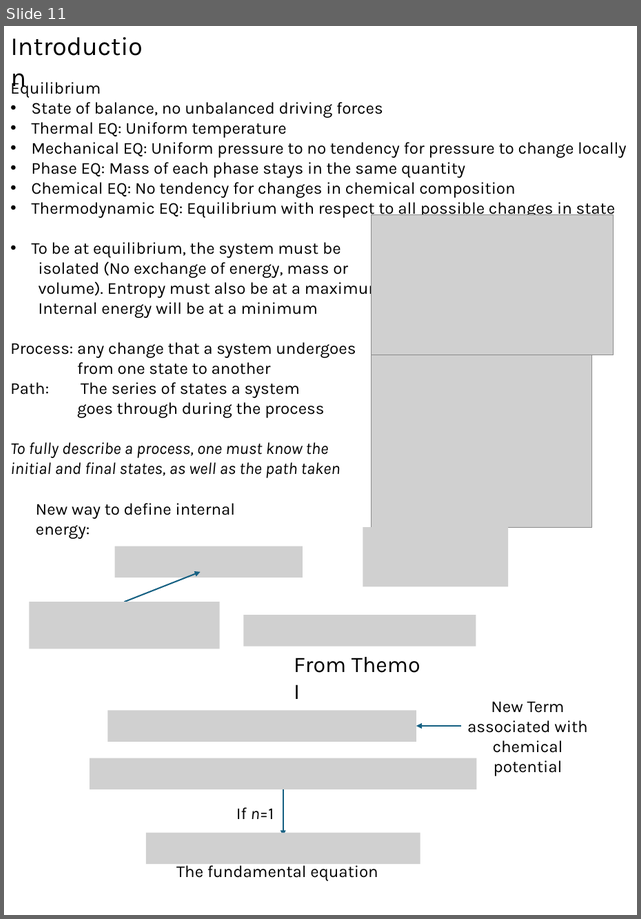
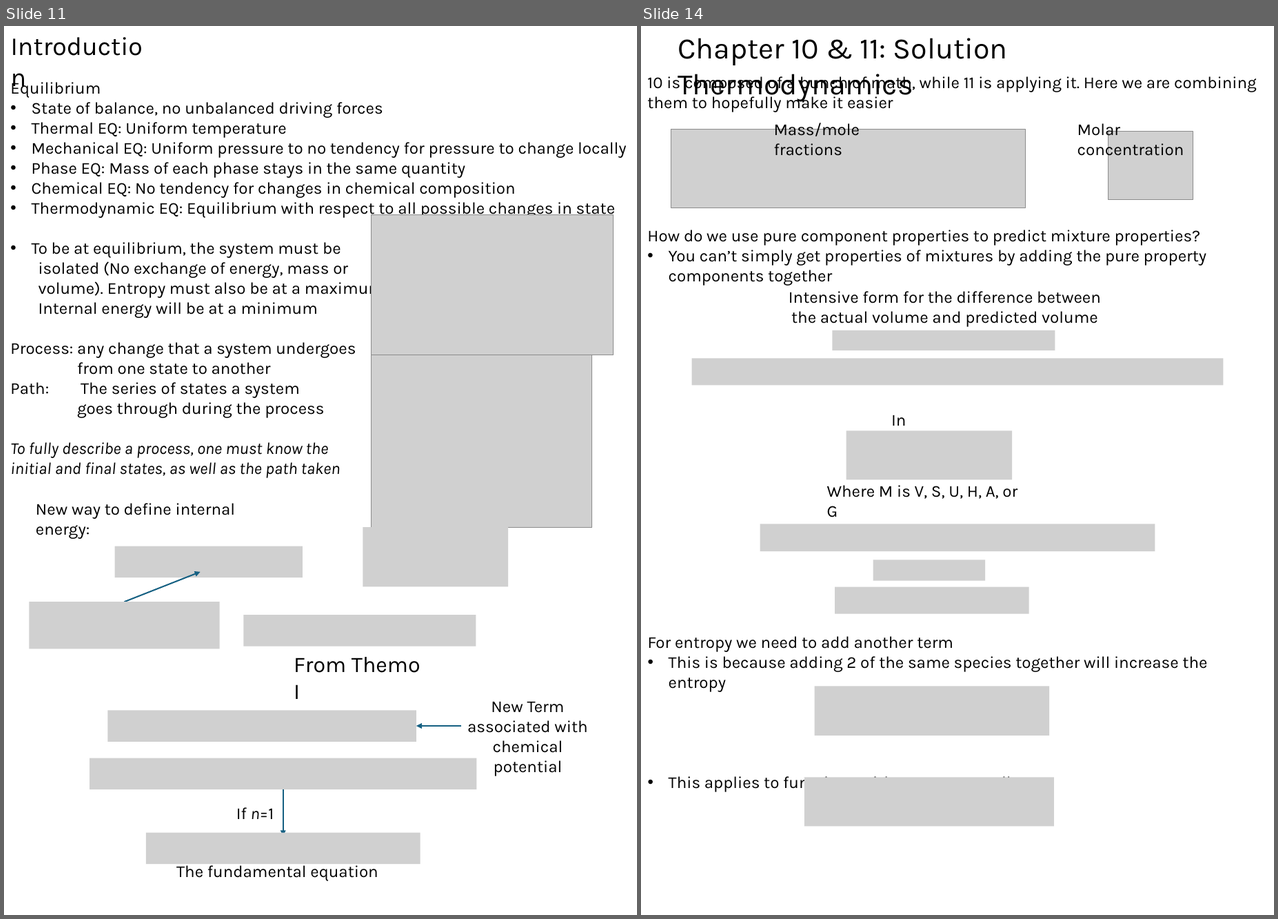
Before and after one commit to 1980s-Space-Guy/Fall24Classes, a slide deck: ThermodynamicsII.pptx. Shown side by side, each under a label of ours: slide 11 before the commit, slides 11 and 14 after it; the slides between them are not shown. The pictures are 641x919 and 1278x919 pixels, drawn with LibreOffice and Linux fonts; fonts in the diff are those of the drawing; grey boxes stand for pictures. Boxes give left, top, right and bottom in pixels: in the first picture for what was removed or moved away, otherwise in the second. Text is boxed around its words. In the diff, an @@ line names an element or a change of style, - is before the commit and + after.

```diff
--- a/ThermodynamicsII.pptx
+++ b/ThermodynamicsII.pptx
@@ slide 14 added at box(641, 26, 1274, 915), background #FFFFFF @@
@@ text added at box(678, 38, 1008, 102), 32 pt, text #000000 @@
+Chapter 10 & 11: Solution Thermodynamics
@@ text added at box(647, 74, 1257, 112), 18 pt, text #000000 @@
+10 is composed of a bunch of math, while 11 is applying it. Here we are combining them to hopefully make it easier
@@ text added at box(774, 121, 860, 156), 18 pt, text #000000 @@
+Mass/mole fractions
@@ text added at box(1078, 123, 1185, 159), 18 pt, text #000000 @@
+Molar concentration
@@ picture added at box(671, 129, 1025, 208) @@
@@ picture added at box(1108, 132, 1193, 199) @@
@@ text added at box(647, 230, 1207, 285), 18 pt, text #000000 @@
+How do we use pure component properties to predict mixture properties?
+• You can’t simply get properties of mixtures by adding the pure property components together
@@ text added at box(789, 291, 1101, 327), 18 pt, text #000000 @@
+Intensive form for the difference between the actual volume and predicted volume
@@ picture added at box(832, 330, 1055, 350) @@
@@ picture added at box(691, 358, 1224, 385) @@
@@ text added at box(891, 414, 951, 450), 18 pt, text #000000 @@
+In general,
@@ picture added at box(847, 431, 1012, 480) @@
@@ text added at box(827, 485, 1018, 499), 18 pt, text #000000 @@
+Where M is V, S, U, H, A, or G
@@ picture added at box(760, 524, 1156, 551) @@
@@ picture added at box(873, 560, 985, 581) @@
@@ picture added at box(835, 587, 1029, 613) @@
@@ text added at box(648, 636, 1207, 792), 18 pt, text #000000 @@
+For entropy we need to add another term
+• This is because adding 2 of the same species together will increase the entropy
+• This applies to functions with entropy as well,
@@ picture added at box(814, 686, 1049, 735) @@
@@ picture added at box(805, 777, 1054, 827) @@
```
Also in this commit, not shown: 1 slide changed, 2 other slides added, 1 other file.
